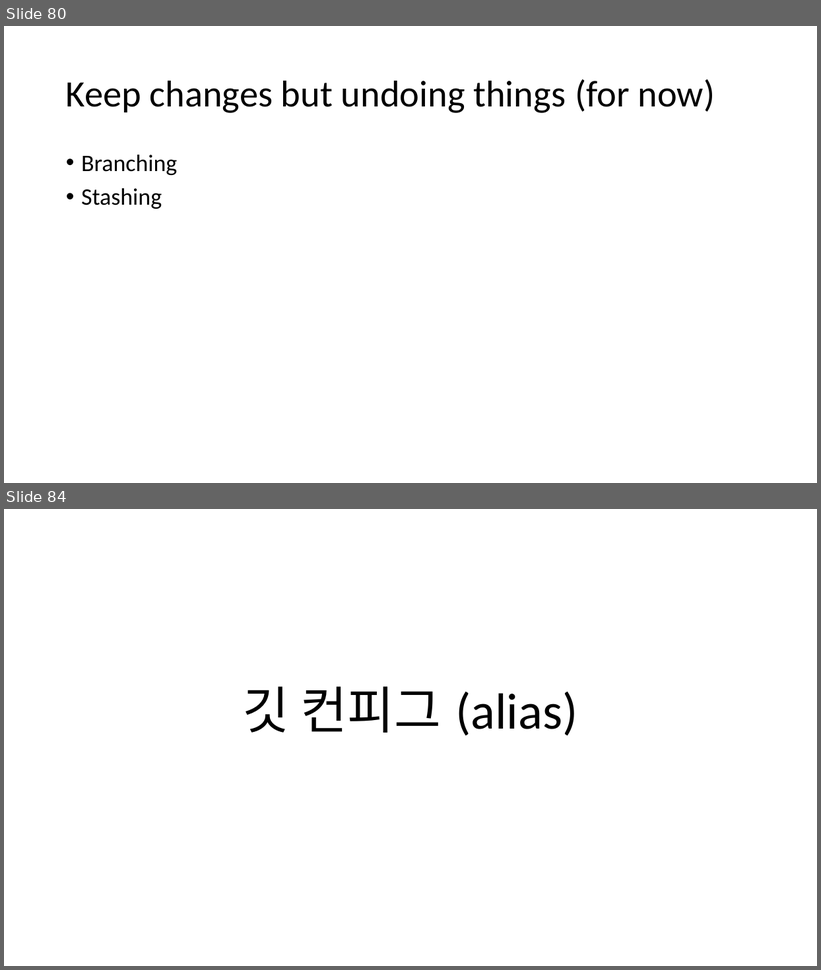
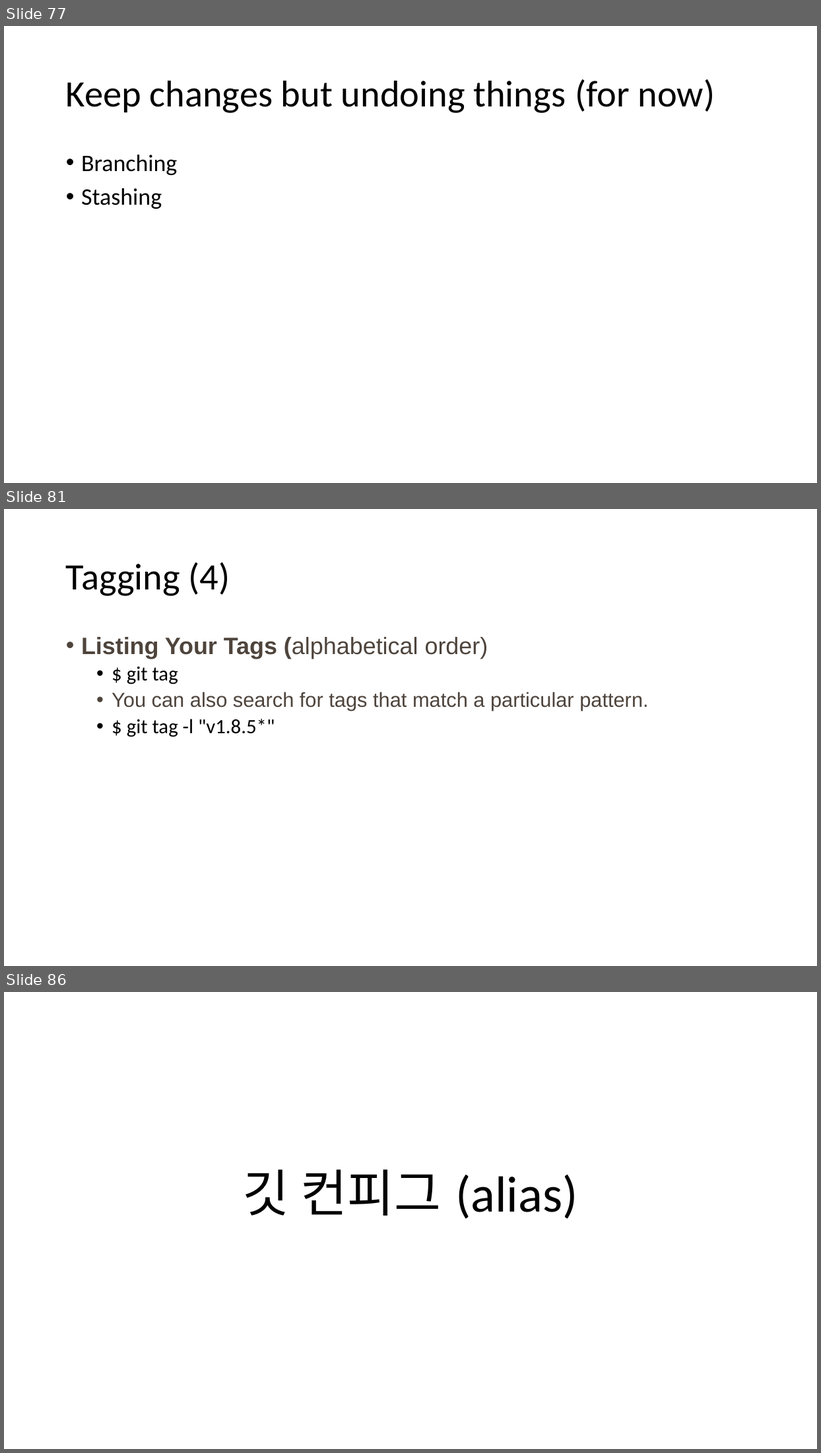
Before and after one commit to wontheone1/learning-git-ppt, a slide deck: learning_git.pptx. Shown one above the other, each under a label of ours: slides 80 and 84 before the commit, slides 77, 81 and 86 after it; the slides between them are not shown. The pictures are 821x970 and 821x1453 pixels, drawn with LibreOffice and Linux fonts; fonts in the diff are those of the drawing. Boxes give left, top, right and bottom in pixels: in the first picture for what was removed or moved away, otherwise in the second. Text is boxed around its words. In the diff, an @@ line names an element or a change of style, - is before the commit and + after.

```diff
--- a/learning_git.pptx
+++ b/learning_git.pptx
@@ slide 81 added at <box>4,509,817,966</box>, background #FFFFFF @@
@@ title added at <box>66,562,230,596</box>, 44 pt, text #000000 @@
+Tagging (4)
@@ text added at <box>81,637,648,737</box>, 24 pt, text #4E443C @@
+• Listing Your Tags (alphabetical order)
+  • $ git tag
+  • You can also search for tags that match a particular pattern.
+  • $ git tag -l "v1.8.5*"
@@ what was slide 80 is now slide 77 @@
@@ what was slide 84 is now slide 86 @@
```
Also in this commit, not shown: 4 slides changed, 12 other slides added, 12 slides removed.
